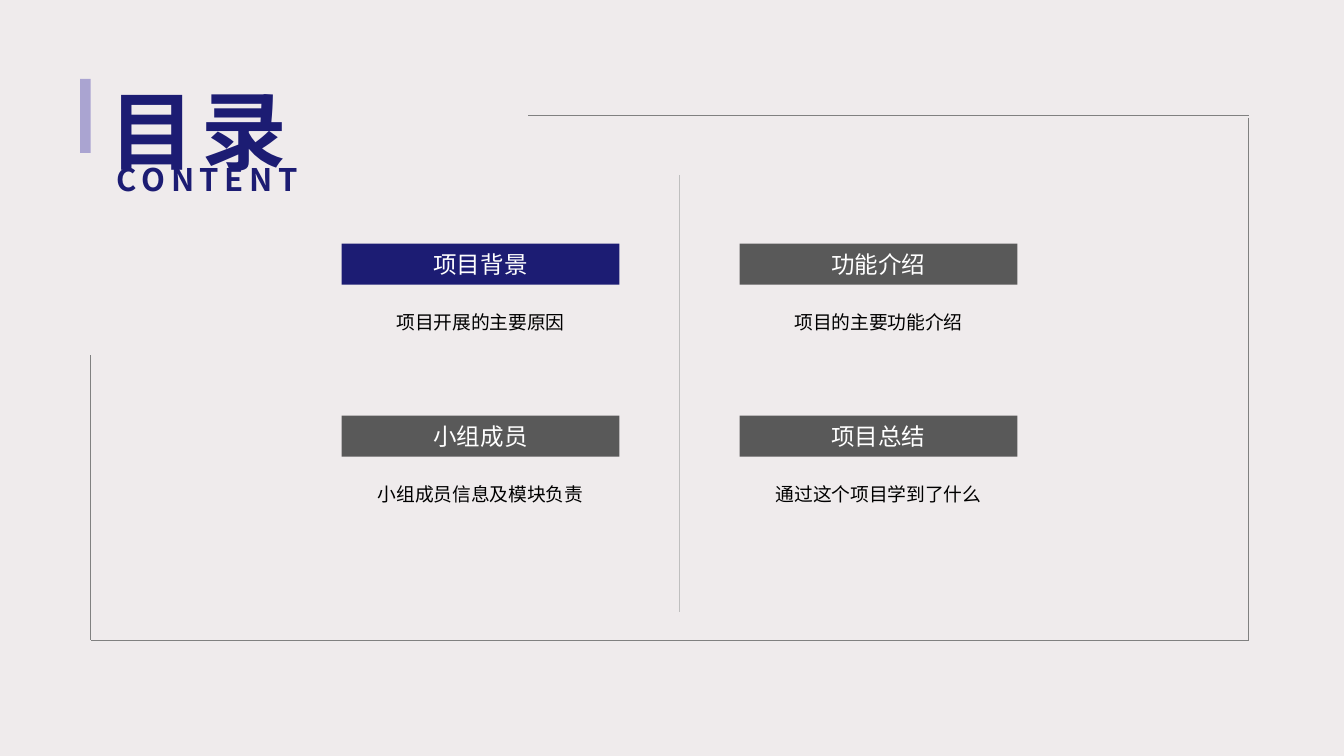
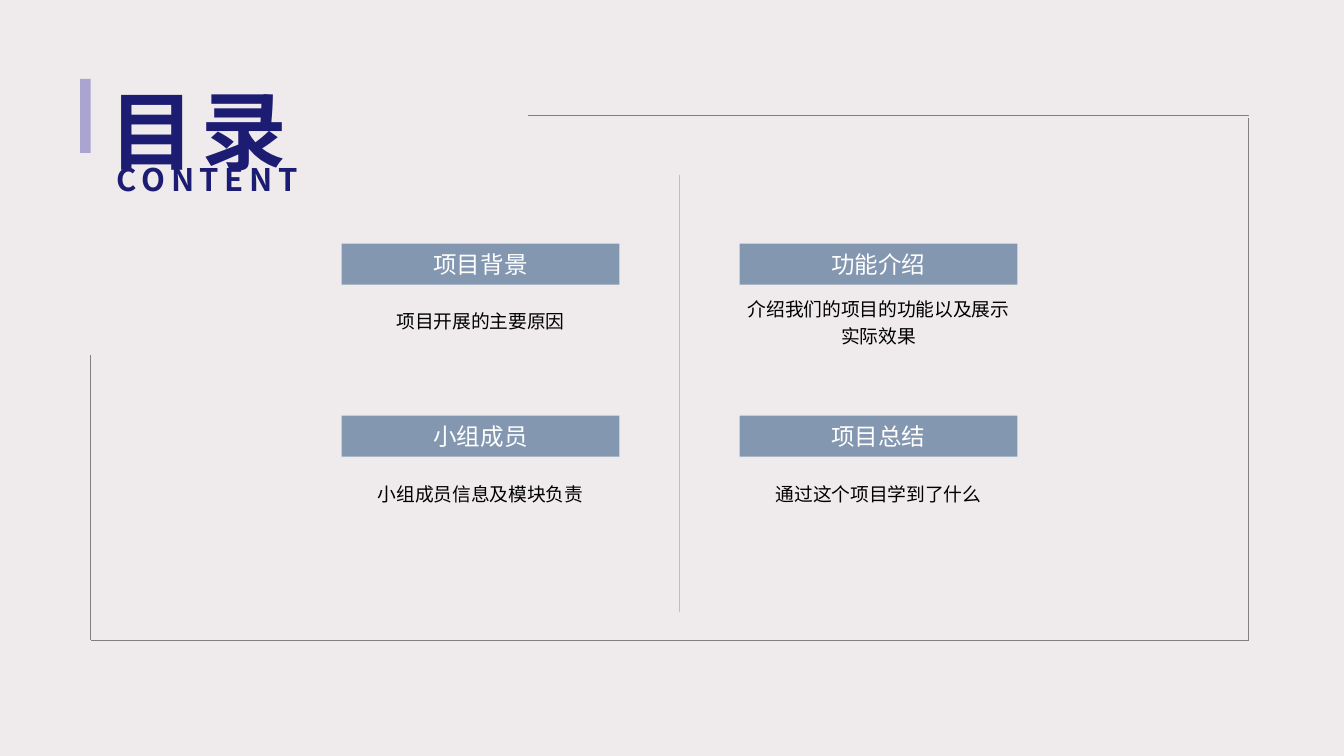
Before and after one commit to HopuTeam/MoeCloud, a slide deck: slide 2 of MoeCloud.pptx. Drawn at 1344x756 pixels with LibreOffice and Linux fonts; fonts in the diff are those of the drawing. Boxes give left, top, right and bottom in pixels: in the first picture for what was removed or moved away, otherwise in the second. Text is boxed around its words. In the diff, an @@ line names an element or a change of style, - is before the commit and + after.

```diff
--- a/MoeCloud.pptx
+++ b/MoeCloud.pptx
@@ rectangle "项目背景" at (x1=342, y1=244, x2=620, y2=285): fill #1C1C73 to #8497B0 @@
@@ text at (x1=748, y1=300, x2=1009, y2=345): text changed @@
-项目的主要功能介绍
+介绍我们的项目的功能以及展示实际效果
@@ fill #595959 to #8497B0 in 3 elements at (x1=740, y1=244, x2=1018, y2=285), (x1=342, y1=415, x2=620, y2=457), (x1=740, y1=415, x2=1018, y2=457) @@
```
Also in this commit, not shown: 5 other slides changed, 7 slides added, 11 slides removed, 1 other file.
